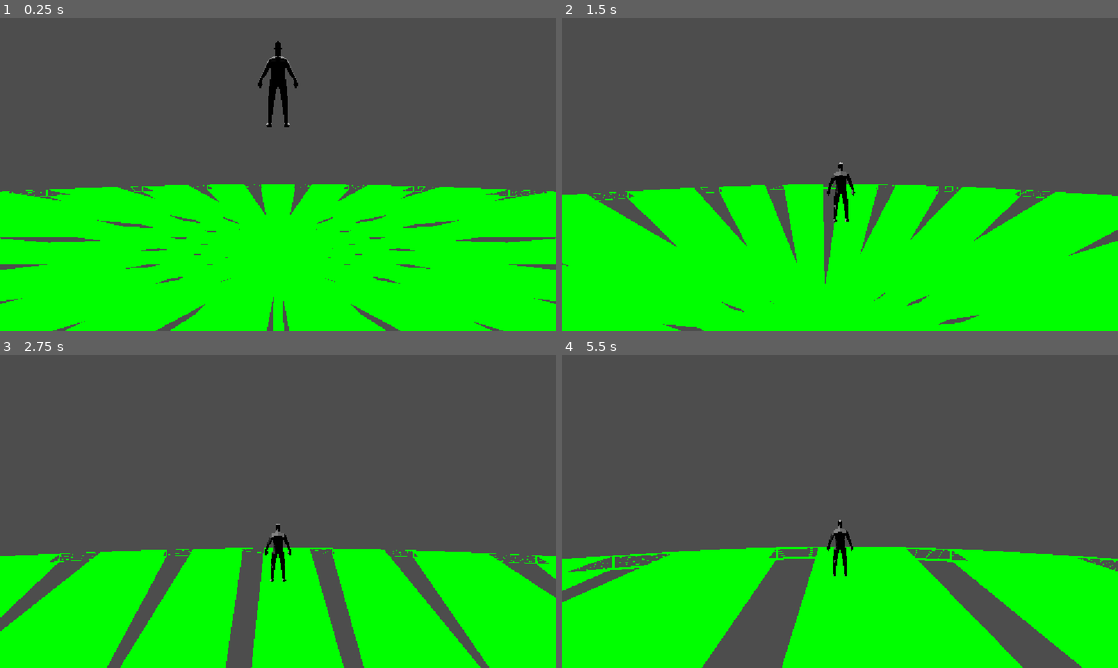
Above: before the commit, frames 1-4 (two rows, left to right).
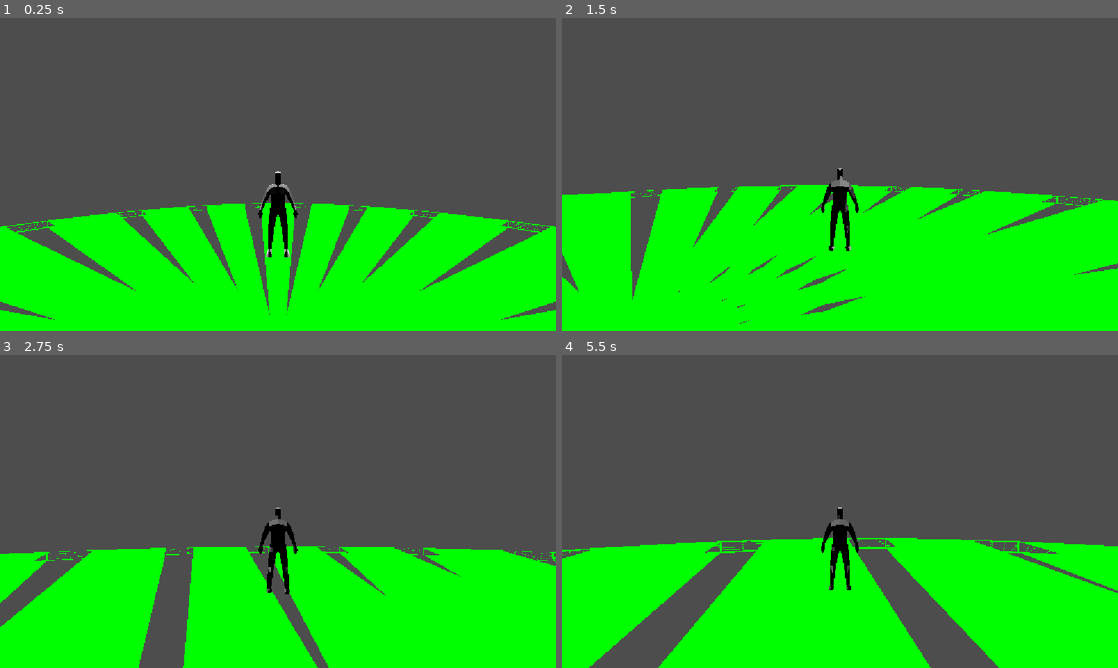
Above: after the commit, the same moments.

Repository: XMNNguyen/Soulslike_Roguelike
Game: Godot game, scene res://Scenes/main.tscn
Two runs of this game, one before a commit and one after it. Both use one fixed random seed, a clock stepped at 60 frames per second and the inputs below.
Inputs (mouse positions are in pixels of both pictures, inside the frame that each line leads up to):
- Up to frame 1 (0.25 s): no input
- Up to frame 2 (1.5 s): move the mouse to (867, 174) at 0.52 s; hold W (forward) from 0.53 s (still down); tap Space (dodge) at 0.6, 1.35 s; move the mouse to (812, 174) at 1.27 s
- Up to frame 3 (2.75 s): keep holding W (forward); move the mouse to (289, 505) at 2.02 s; tap Space (dodge) at 2.1 s
- Up to frame 4 (5.5 s): keep holding W (forward); move the mouse to (834, 517) at 2.77 s; tap Space (dodge) every 0.75 s from 2.85 to 5.1 s; move the mouse to (878, 514) at 3.52 s; move the mouse to (795, 508) at 4.27 s; move the mouse to (845, 511) at 5.02 s

The runs differ from the first frame. In frame 1, 14% of the frame differs, in the area x 0-100%, y 7-100%; in frame 2, 5.9%; in frame 3, 10%; in frame 4, 18%, in the area x 0-100%, y 48-100%.

Commit message:
calculate orbit velocity of player

Diff:
--- a/soulslike-roguelike/Scripts/Entities/Camera/user_camera.gd
+++ b/soulslike-roguelike/Scripts/Entities/Camera/user_camera.gd
@@ -22,14 +22,8 @@
 		return
 
 	# handle updating the camera
-	global_position = lerp(global_position, target.global_position, update_weight)
-
-	var direction := camera.global_position - target.global_position
-	direction.y = 0.0
-
-	var orbit := atan2(direction.x, direction.z)
-	spring_arm.rotation.y = orbit
-
+	global_position = target.global_position
+	camera.look_at(target.global_position)
 
 func _input(event: InputEvent) -> void:
 	if event is InputEventMouseMotion:
--- a/soulslike-roguelike/Scripts/Entities/Nodes/ControllerNodes/manual_movement_controller.gd
+++ b/soulslike-roguelike/Scripts/Entities/Nodes/ControllerNodes/manual_movement_controller.gd
@@ -26,7 +26,7 @@
 		right.y = 0.0
 
 		forward = forward.normalized()
-		right = right.normalized()
+		right = calc_orbit_velocity(input_dir)
 
 		direction = right * input_dir.x + forward * -input_dir.y
 	else:
@@ -43,3 +43,17 @@
 	else:
 		target.velocity.x = move_toward(target.velocity.x, 0.0, SPEED)
 		target.velocity.z = move_toward(target.velocity.z, 0.0, SPEED)
+
+
+# helper function to orbit player around the camera
+func calc_orbit_velocity(input : Vector2) -> Vector3:
+	var camera := get_viewport().get_camera_3d()
+	var camera_pos := camera.global_position
+	camera_pos.y = 0.0
+	var target_direction = camera_pos - target.global_position
+	var distance_to_target = target_direction.length()
+
+	var alpha = (2 * asin(SPEED / (2 * distance_to_target)))
+	var d_vector = (target_direction.rotated(Vector3.UP, alpha) - target_direction).normalized()
+
+	return d_vector
